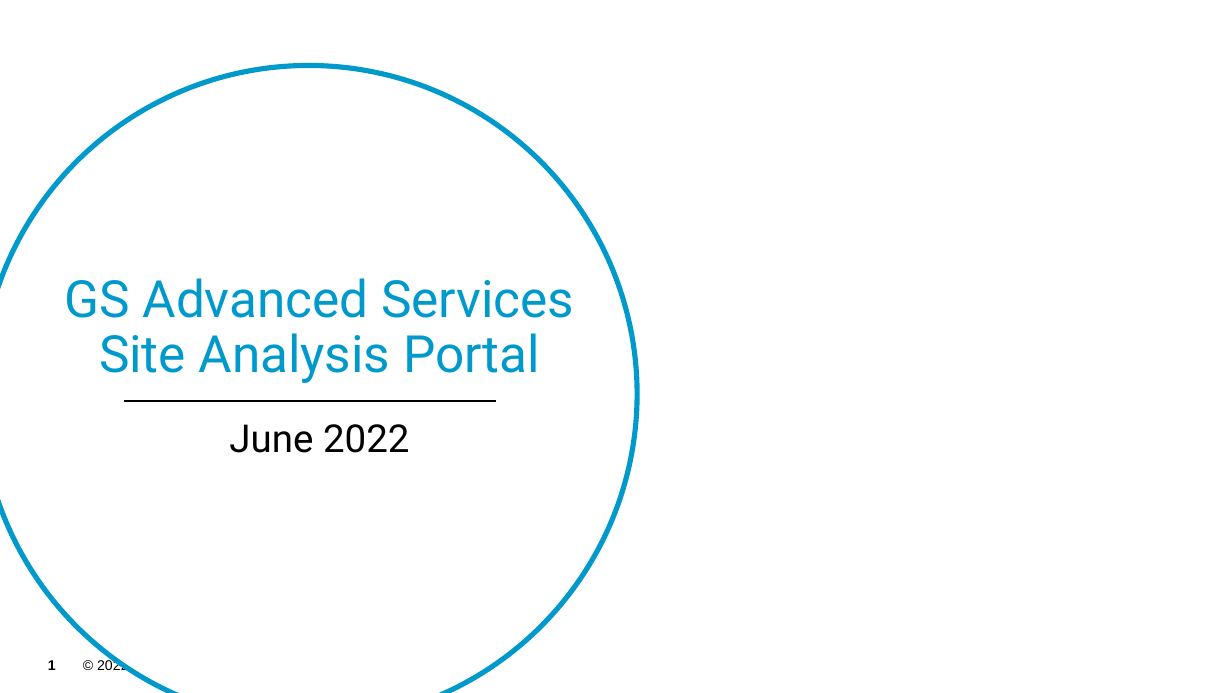
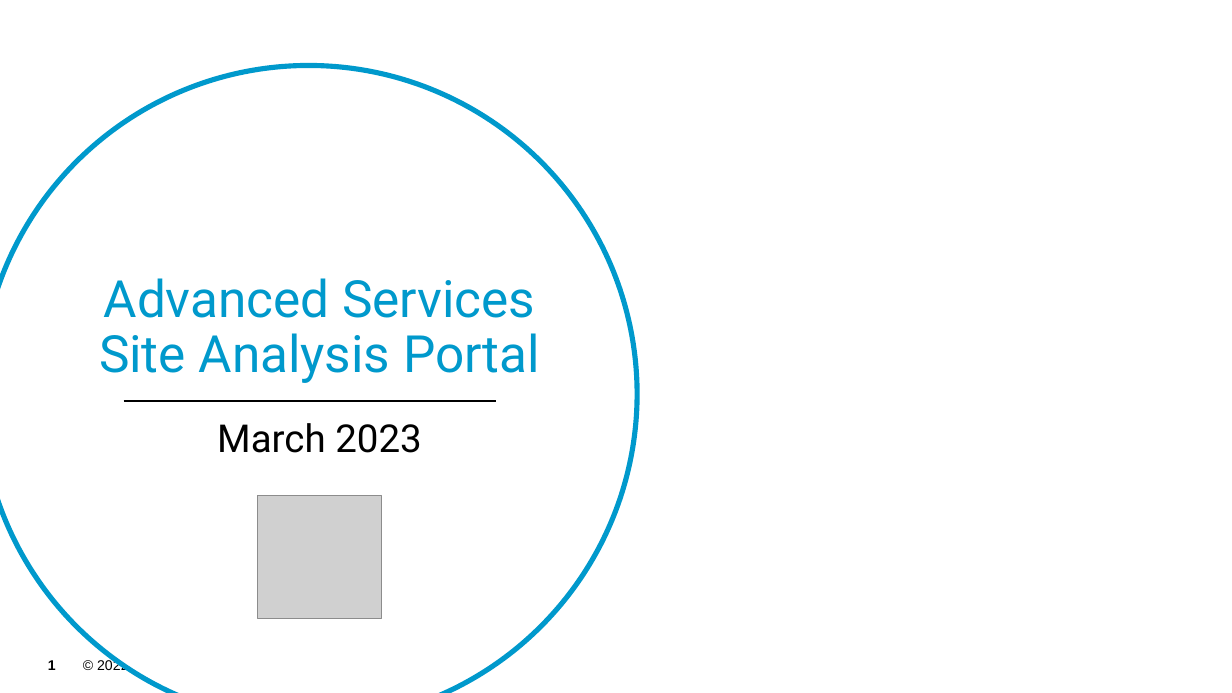
Before and after one commit to akamai-consulting/sitespeed, a slide deck: slide 1 of Info/Overview.pptx. Drawn at 1232x693 pixels with LibreOffice and Linux fonts; fonts in the diff are those of the drawing; grey boxes stand for pictures; background and template pictures are left out. Boxes give left, top, right and bottom in pixels: in the first picture for what was removed or moved away, otherwise in the second. Text is boxed around its words. In the diff, an @@ line names an element or a change of style, - is before the commit and + after.

```diff
--- a/Info/Overview.pptx
+++ b/Info/Overview.pptx
@@ text at (x1=104, y1=278, x2=535, y2=318): text changed @@
-GS Advanced Services
+Advanced Services
@@ text at (x1=217, y1=423, x2=422, y2=453): text changed @@
-June 2022
+March 2023
@@ picture added at (x1=258, y1=495, x2=382, y2=619) @@
```
Also in this commit, not shown: 5 other slides changed, 3 slides added, 6 slides removed.
